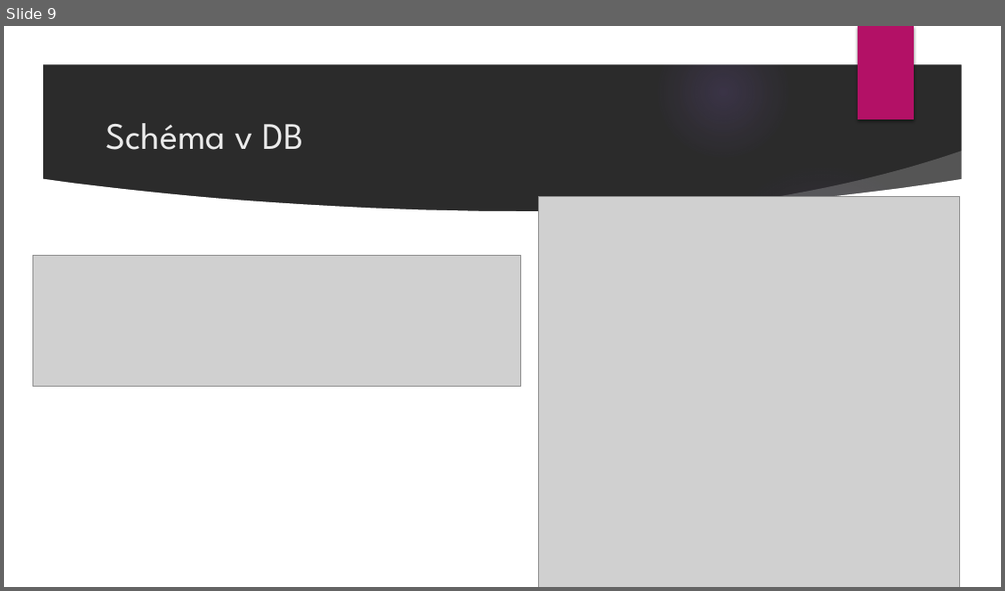
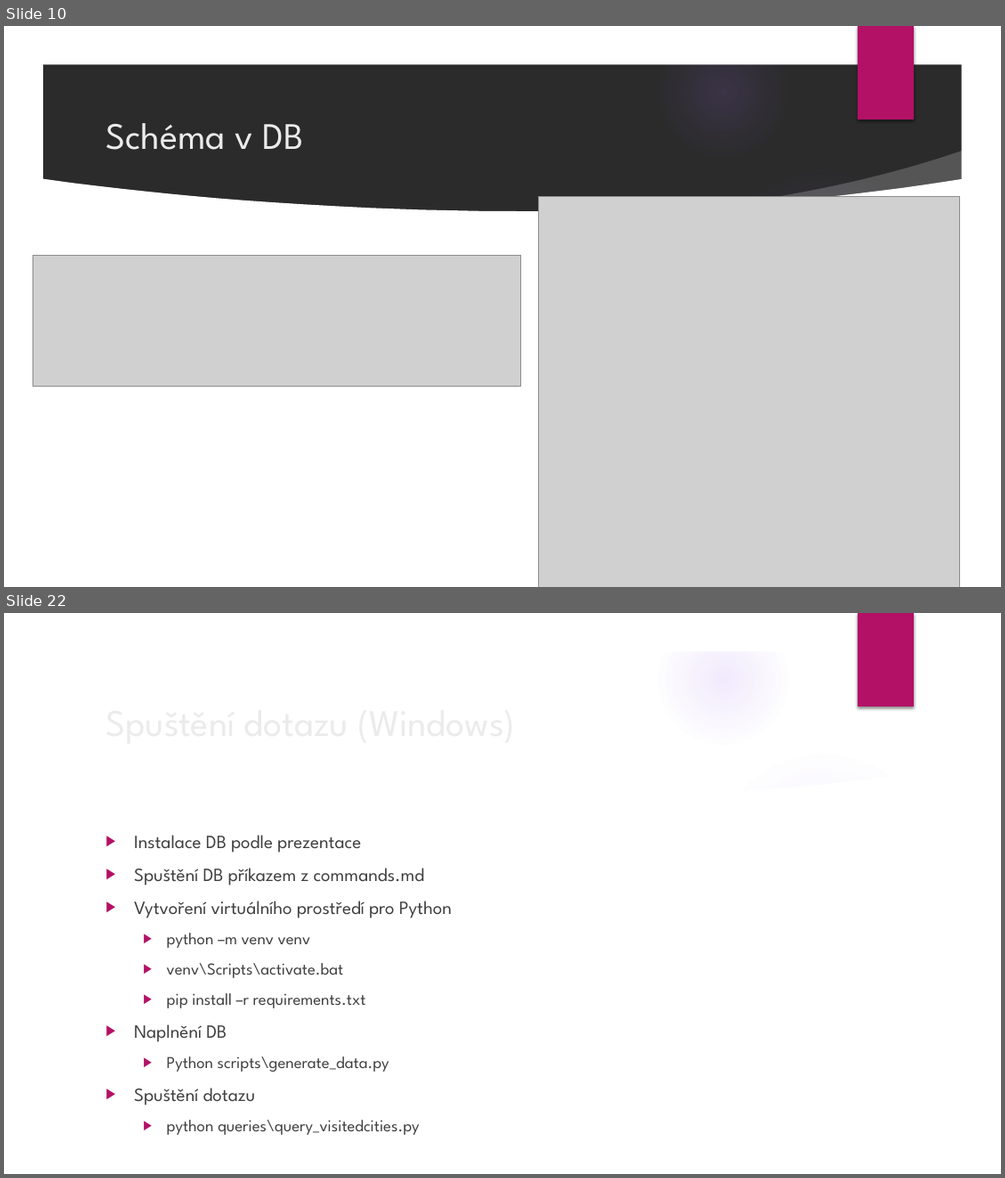
Before and after one commit to milan252525/SurrealDB, a slide deck: surrealdb.pptx. Shown one above the other, each under a label of ours: slide 9 before the commit, slides 10 and 22 after it; the slides between them are not shown. The pictures are 1005x591 and 1005x1178 pixels, drawn with LibreOffice and Linux fonts; fonts in the diff are those of the drawing; grey boxes stand for pictures; background and template pictures are left out; a plain dark background stands for a picture behind light text. Boxes give left, top, right and bottom in pixels: in the first picture for what was removed or moved away, otherwise in the second. Text is boxed around its words. In the diff, an @@ line names an element or a change of style, - is before the commit and + after.

```diff
--- a/surrealdb.pptx
+++ b/surrealdb.pptx
@@ slide 22 added at (4,613,1001,1174), background picture (left out); not listed: 8 template elements that a slide beside it also shows @@
@@ text added at (134,835,452,1135), 16 pt, text #404040 @@
+▶ Instalace DB podle prezentace
+▶ Spuštění DB příkazem z commands.md
+▶ Vytvoření virtuálního prostředí pro Python
+  ▶ python –m venv venv
+  ▶ venv\Scripts\activate.bat
+  ▶ pip install –r requirements.txt
+▶ Naplnění DB
+  ▶ Python scripts\generate_data.py
+▶ Spuštění dotazu
+  ▶ python queries\query_visitedcities.py
@@ title added at (134,1087,256,1105), 36 pt, text #EBEBEB @@
+Spuštění dotazu (Windows)
@@ ellipse added at (708,1093,788,1174), fill gradient #9B6BF2 @@
@@ what was slide 9 is now slide 10 @@
```
Also in this commit, not shown: 3 slides changed, 11 other slides added, 1 slide removed.
